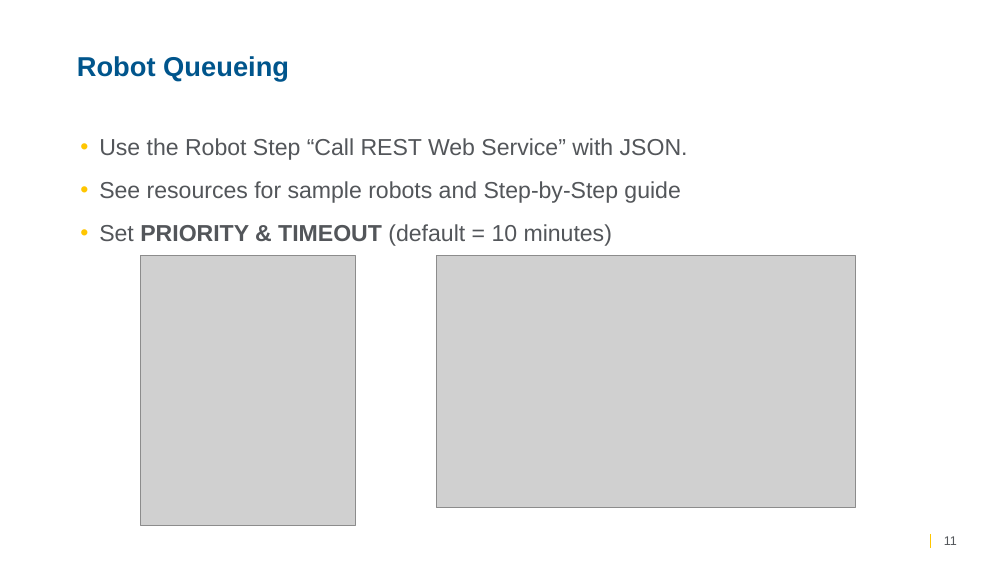
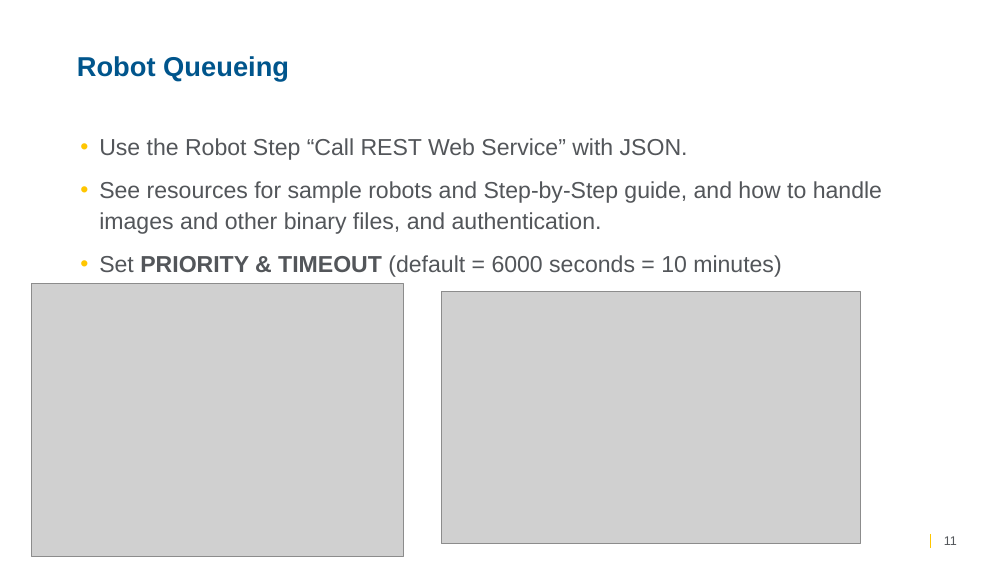
Before and after one commit to TungstenRPA/RPA-11.1, a slide deck: slide 11 of Whats new Kofax RPA 11.1 _ partner.pptx. Drawn at 1008x567 pixels with LibreOffice and Linux fonts; fonts in the diff are those of the drawing; grey boxes stand for pictures; background and template pictures are left out. Boxes give left, top, right and bottom in pixels: in the first picture for what was removed or moved away, otherwise in the second. Text is boxed around its words. In the diff, an @@ line names an element or a change of style, - is before the commit and + after.

```diff
--- a/Whats new Kofax RPA 11.1 _ partner.pptx
+++ b/Whats new Kofax RPA 11.1 _ partner.pptx
@@ text at bbox=[99, 181, 882, 277]: text changed @@
-• See resources for sample robots and Step-by-Step guide
-• Set PRIORITY & TIMEOUT (default = 10 minutes)
+• See resources for sample robots and Step-by-Step guide, and how to handle images and other binary files, and authentication.
+• Set PRIORITY & TIMEOUT (default = 6000 seconds = 10 minutes)
@@ picture removed at bbox=[141, 256, 355, 526] @@
@@ picture added at bbox=[31, 284, 404, 556] @@
@@ picture: place and size @@
-picture at bbox=[436, 256, 855, 507]
+picture at bbox=[442, 292, 861, 544]
```
Also in this commit, not shown: 14 other slides changed, 1 slide added.
